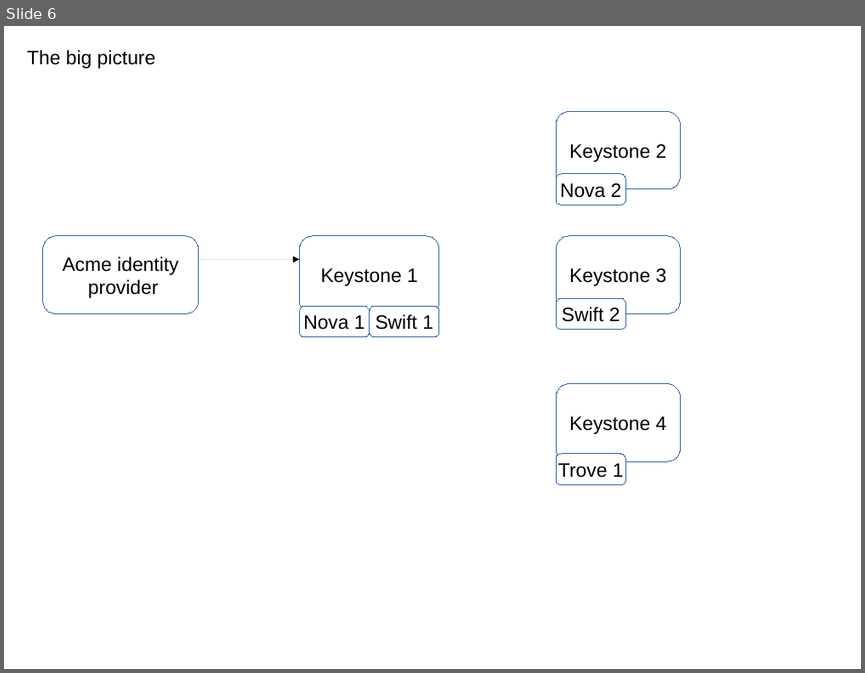
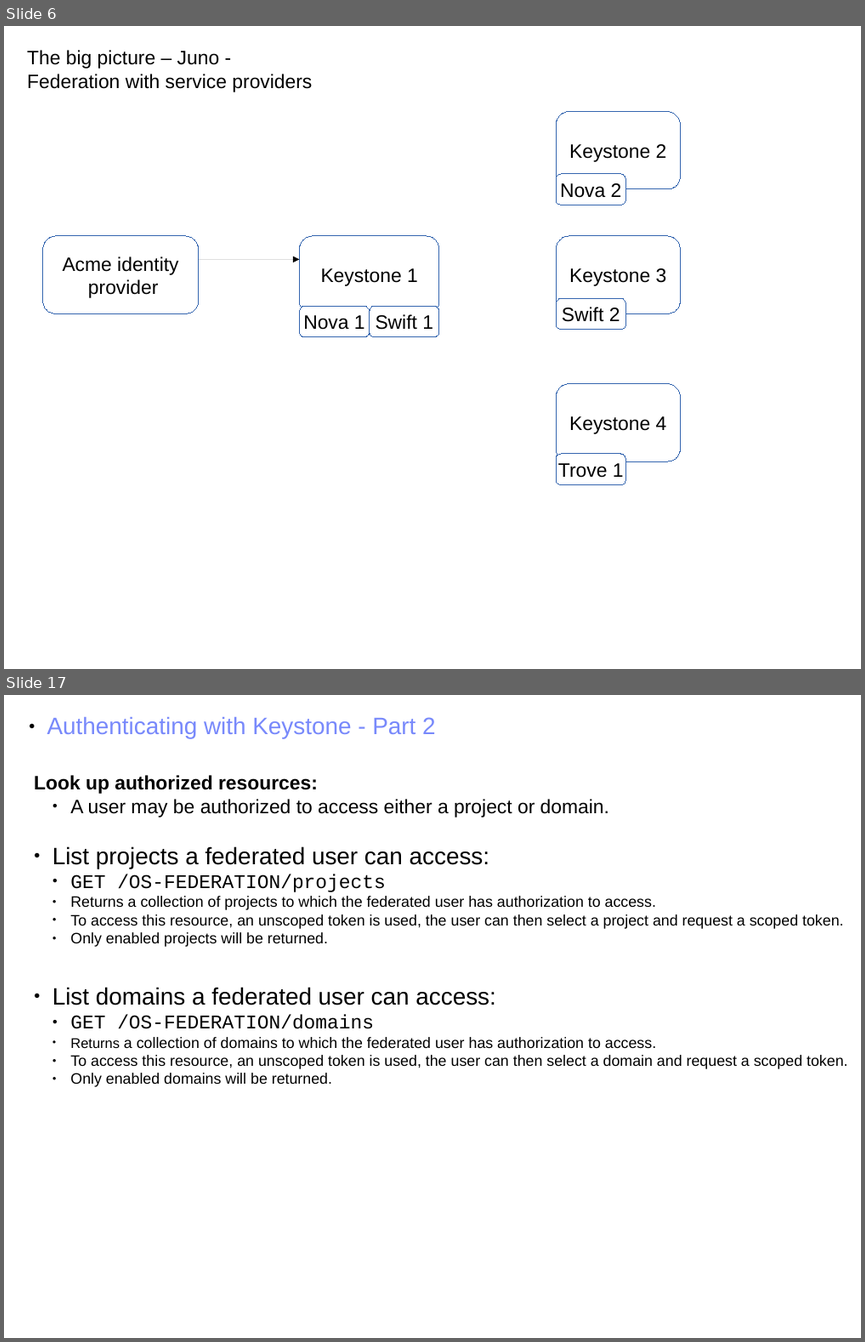
Before and after one commit to joesavak/OpenStackFederation, a slide deck: os-federation.odp. Shown one above the other, each under a label of ours: slide 6 before the commit, slides 6 and 17 after it; the slides between them are not shown. The pictures are 865x673 and 865x1342 pixels, drawn with LibreOffice and Linux fonts; fonts in the diff are those of the drawing. Boxes give left, top, right and bottom in pixels: in the first picture for what was removed or moved away, otherwise in the second. Text is boxed around its words. In the diff, an @@ line names an element or a change of style, - is before the commit and + after.

```diff
--- a/os-federation.odp
+++ b/os-federation.odp
@@ slide 17 added at bbox=[4, 695, 861, 1338], background #FFFFFF @@
@@ text added at bbox=[47, 717, 436, 738], 22 pt, text #7889FB @@
+● Authenticating with Keystone - Part 2
@@ text added at bbox=[34, 775, 847, 1087], 14 pt, text #000000 @@
+Look up authorized resources:
+  ● A user may be authorized to access either a project or domain.
+● List projects a federated user can access:
+  ● GET /OS-FEDERATION/projects
+  ● Returns a collection of projects to which the federated user has authorization to access.
+  ● To access this resource, an unscoped token is used, the user can then select a project and request a scoped token.
+  ● Only enabled projects will be returned.
+● List domains a federated user can access:
+  ● GET /OS-FEDERATION/domains
+  ● Returns a collection of domains to which the federated user has authorization to access.
+  ● To access this resource, an unscoped token is used, the user can then select a domain and request a scoped token.
+  ● Only enabled domains will be returned.
@@ slide 6 changed as well @@
@@ text at bbox=[27, 50, 312, 92]: text changed @@
-The big picture
+The big picture – Juno -
+Federation with service providers
```
Also in this commit, not shown: 1 other slide changed, 11 other slides added, 1 slide removed.
